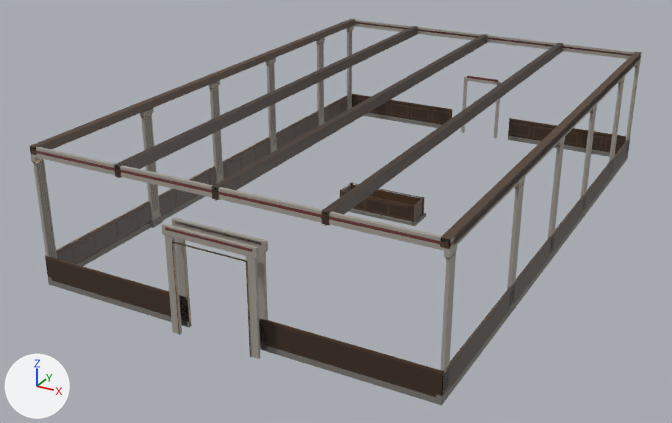
The glTF model public/assets/models/m5/wrap.glb as it was, and as the next commit left it.
Rendered twice from a 50 mm lens placed at (16.1, 112.7, 16.2), pointed at (-1.2, 144.0, 0.6). The lights are fixed; the arrows at lower left show +X, +Y and +Z. The picture after the commit comes second. Vertices at exactly the same position are counted once.

The scene before the commit, as lines of its bpy script (objects in view):
```python
me_cube = bpy.data.meshes.new('Cube')
me_cube.from_pydata(...)  # 13240 vertices, 25260 faces; spans x 0.0..15.6, y -12.3..11.8, z -0.1..5.3
# faces by material slot: [2628, 7308, 7992, 1524, 5724, 84]
me_cube.materials.append(mat_m1_stonedark)  # grey #7c7771
me_cube.materials.append(mat_m1_walnutdark)  # brown #3f2f22
me_cube.materials.append(mat_m1_walnut)  # brown #523c2c
me_cube.materials.append(mat_m1_bronze)  # brown #846c50
me_cube.materials.append(mat_m1_stone)  # grey #a29b93
me_cube.materials.append(mat_m1_burgundy)  # dark red #6f3530
ob_m5_wrap = bpy.data.objects.new('m5_wrap', me_cube)
ob_m5_wrap.location = (-7.76, 146.0, 0.11)
```
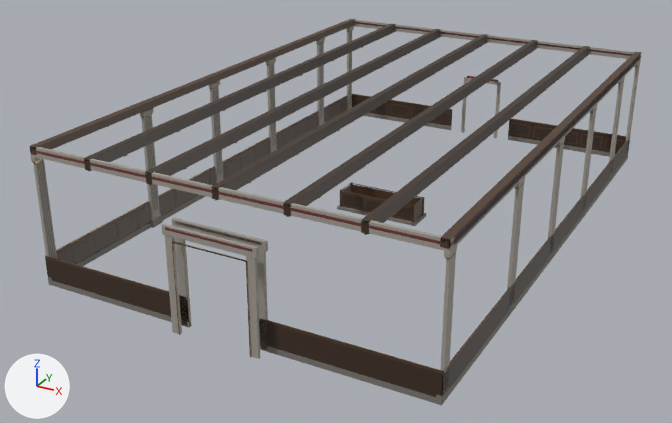
Pixel boxes (x1, y1, x2, y2) of what changed, in the pictures (672 x 423 px; the box of a moved part takes in the faces that stretch with it):
part 1 of me_cube, moved or reshaped
    before: (114, 26, 418, 178)
    after: (84, 23, 396, 171)
part 2 of me_cube, moved or reshaped
    before: (322, 43, 563, 225)
    after: (146, 29, 441, 185)
part 3 of me_cube, added
    after: (283, 40, 538, 217)
part 4 of me_cube, added
    after: (361, 46, 590, 234)

Patch to the scene script:
```diff
--- a/public/assets/models/m5/wrap.glb.py
+++ b/public/assets/models/m5/wrap.glb.py
@@ me_cube @@
 # used by ob_m5_wrap; location = (-7.76, 146.0, 0.11)
-me_cube.from_pydata(...)  # 13240 vertices, 25260 faces; spans x 0.0..15.6, y -12.3..11.8, z -0.1..5.3
+me_cube.from_pydata(...)  # 14648 vertices, 27900 faces; spans x 0.0..15.6, y -12.3..11.8, z -0.1..5.3
+# me_cube part 1: the loose piece of 56 vertices spanning x 3.7..4.0, y -11.8..11.8, z 4.9..5.3 is moved by (-1.3, 0.0, 0.0)
+# me_cube part 2: the loose piece of 56 vertices spanning x 11.5..11.8, y -11.8..11.8, z 4.9..5.3 is moved by (-6.5, 0.0, 0.0)
+# me_cube part 3: the loose piece of 56 vertices spanning x 11.5..11.8, y -11.8..11.8, z 4.9..5.3 is copied, and the copy is moved by (-1.3, 0.0, 0.0); it spans x 10.2..10.5, y -11.8..11.8, z 4.9..5.3
+# me_cube part 4: the loose piece of 56 vertices spanning x 11.5..11.8, y -11.8..11.8, z 4.9..5.3 is copied, and the copy is moved by (1.3, 0.0, 0.0); it spans x 12.8..13.1, y -11.8..11.8, z 4.9..5.3
+# other edits to the shape of me_cube do not show in these pictures
 me_cube.materials.append(mat_m1_stonedark)
```
